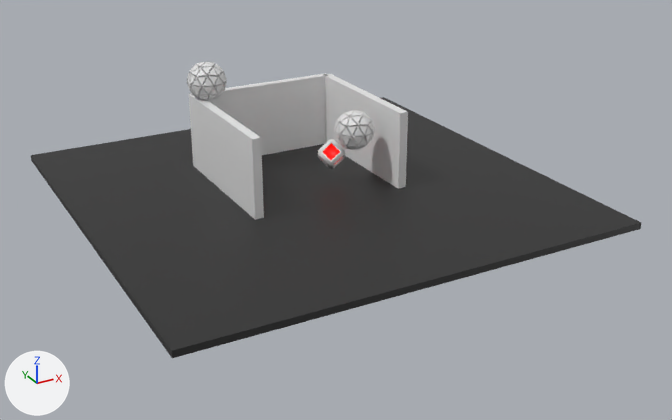
One commit to the Blender file assets/world.blend: the scene before it, then after it.
The view is the same before and after, from a 50 mm lens placed at (-24.5, -47.9, 21.9), pointed at (0.4, -2.8, -0.6). Every picture has the same lights, and +X, +Y and +Z are marked at lower left.

In view in the first picture: 'Cube', 'Foo', 'Foo.001', 'Plane', 'Wall', 'Wall2', 'Wall3'.
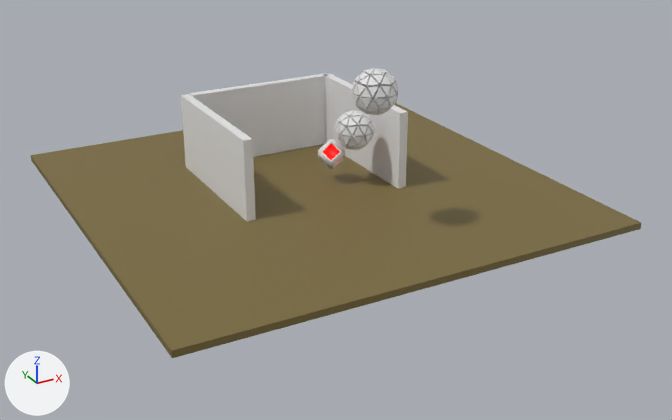
The change in detail:
Material 'Material.002' (mat_material_002) changes colour from black #181818 to dark yellow #7b6c3d; in linear values from (0.00887, 0.00887, 0.00887) to (0.198, 0.149, 0.0473).
Object 'Foo' (ob_foo) moves from (-4.26, 5.55, 5.94) to (-0.09, -7.79, 8.12).
Object 'Wall' (ob_wall) moves from (-4.78, 1.9, 2.45) to (-5.3, 1.9, 2.45).

Boxes [x1, y1, x2, y2] around the edits, measured in the pictures (672 x 420 px):
'Plane', recoloured (black to yellow): [31, 97, 641, 358] in both
'Wall', moved: before [189, 94, 264, 220]; after [181, 94, 256, 221]
'Foo', moved: before [187, 61, 227, 101]; after [351, 68, 398, 115]
